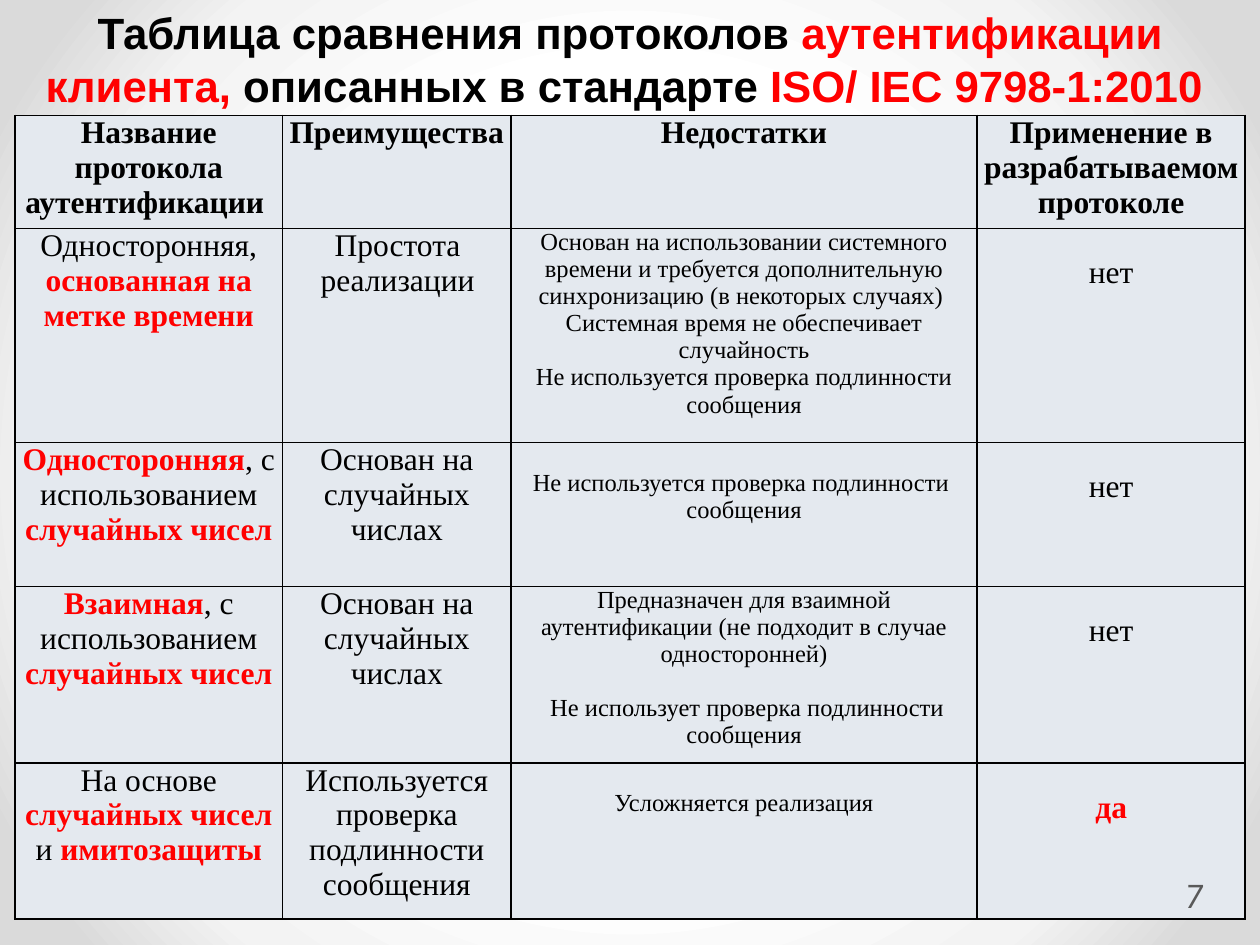
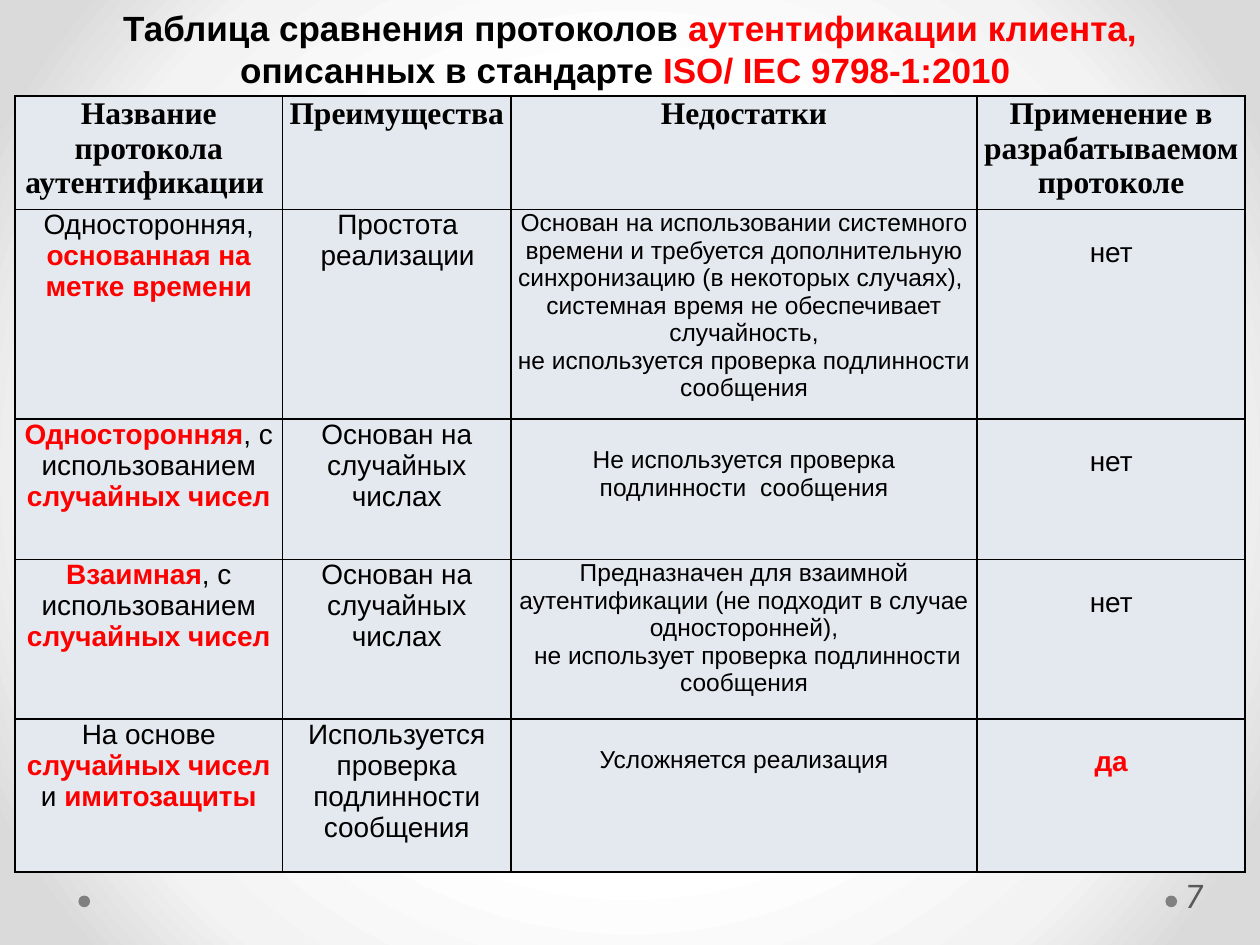
Before and after one commit to romanivanov21/tk_project_windows, a slide deck: slide 7 of ВКР (выпускная квалификационная работа)/MP-49_Ivanov_Roman_present.pptx. Drawn at 1260x945 pixels with LibreOffice and Linux fonts; fonts in the diff are those of the drawing. Boxes give left, top, right and bottom in pixels: in the first picture for what was removed or moved away, otherwise in the second. Text is boxed around its words. In the diff, an @@ line names an element or a change of style, - is before the commit and + after.

Commit message:
Улутшен фаормат передаваемого сообщения

```diff
--- a/ВКР (выпускная квалификационная работа)/MP-49_Ivanov_Roman_present.pptx
+++ b/ВКР (выпускная квалификационная работа)/MP-49_Ivanov_Roman_present.pptx
@@ text "Таблица сравнения протоколов аутентификации клиента, ..." at box(123, 15, 1137, 90): size 25 to 20 pt @@
@@ table at box(15, 96, 1246, 872) @@
-row 2, column 3: Основан на использовании системного времени и требуется дополнительную синхронизацию (в некоторых случаях) / Системная время не обеспечивает случайность / Не используется проверка подлинности сообщения
+row 2, column 3: Основан на использовании системного времени и требуется дополнительную синхронизацию (в некоторых случаях), / системная время не обеспечивает случайность, / не используется проверка подлинности сообщения
-row 4, column 3: Предназначен для взаимной аутентификации (не подходит в случае односторонней) / Не использует проверка подлинности сообщения
+row 4, column 3: Предназначен для взаимной аутентификации (не подходит в случае односторонней), / не использует проверка подлинности сообщения
@@ size 18 to 16 pt in "Односторонняя, основанная на метке времени", "Простота реализации", "нет", "Односторонняя, с использованием случайных чисел" and 8 more places @@
@@ font Times New Roman to Arial in "Односторонняя, основанная на метке времени", "Простота реализации", "нет", "Односторонняя, с использованием случайных чисел" and 10 more places @@
@@ table: place and size @@
-table at box(15, 116, 1246, 920)
+table at box(15, 96, 1246, 872)
```
Also in this commit, not shown: 1 other slide changed, 1 other file.
